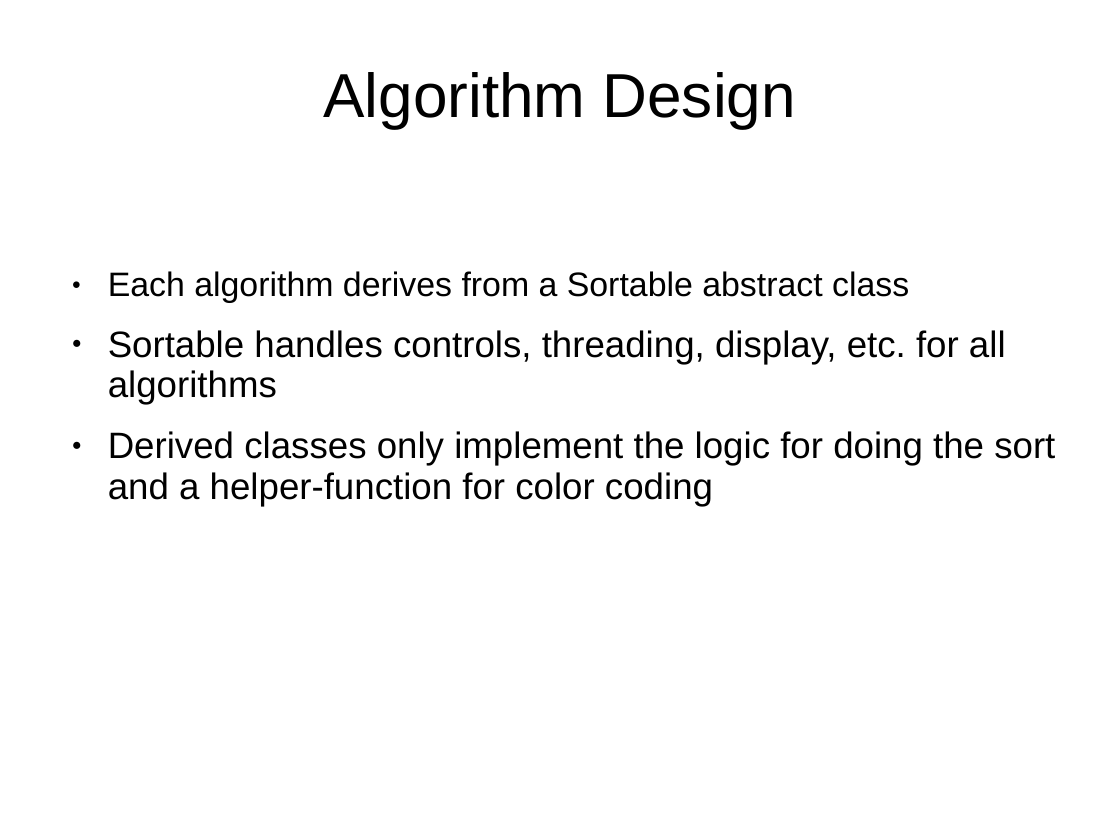
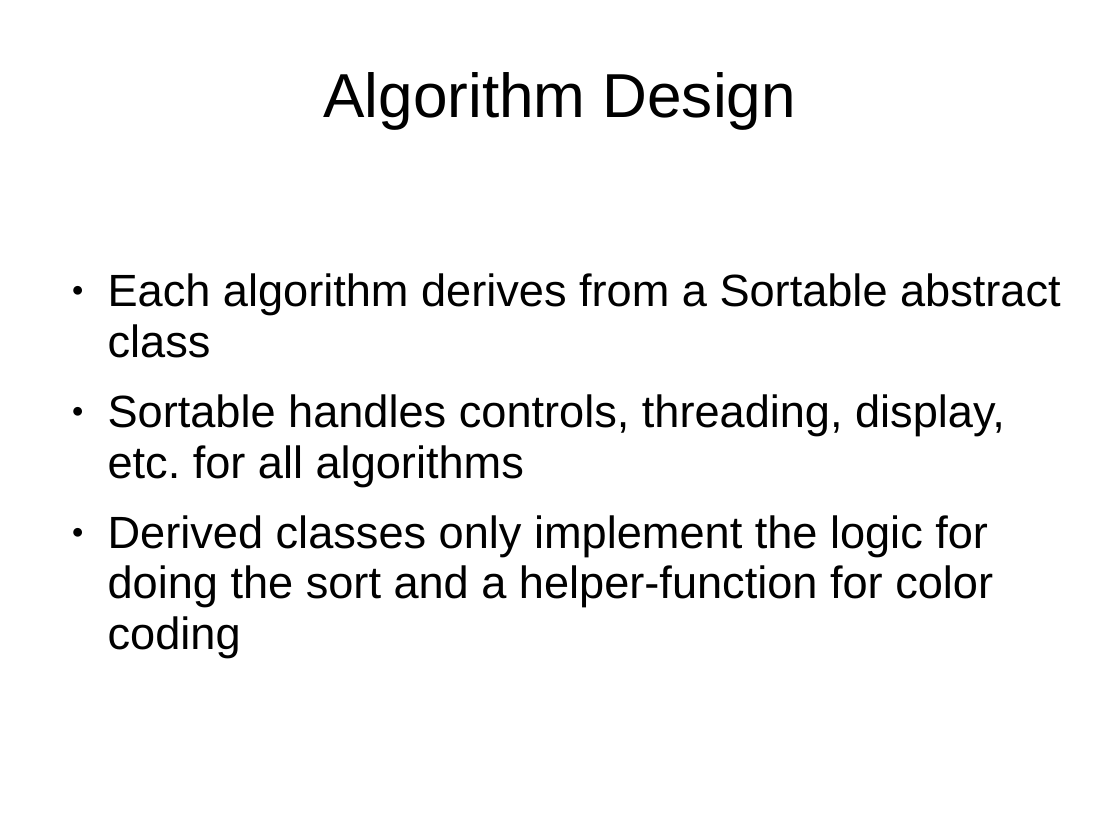
Before and after one commit to arlininger/java_gui_class, a slide deck: slide 4 of CS5405/Project Presentation.ppt (slide 3 before the commit). Drawn at 1120x840 pixels with LibreOffice and Linux fonts; fonts in the diff are those of the drawing; background and template pictures are left out. Boxes give left, top, right and bottom in pixels: in the first picture for what was removed or moved away, otherwise in the second. Text is boxed around its words. In the diff, an @@ line names an element or a change of style, - is before the commit and + after.

```diff
--- a/CS5405/Project Presentation.ppt
+++ b/CS5405/Project Presentation.ppt
@@ text "Each algorithm derives from a ..." at <box>108,273,1061,657</box>: size 24 to 32 pt in "Each algorithm derives from a Sortable abstract ..."; size 26 to 32 pt in "Sortable handles controls, threading, display, etc. for ...", "Derived classes only implement the logic for ..." @@
```
Also in this commit, not shown: 2 other slides changed, 1 slide added, 1 other file.
